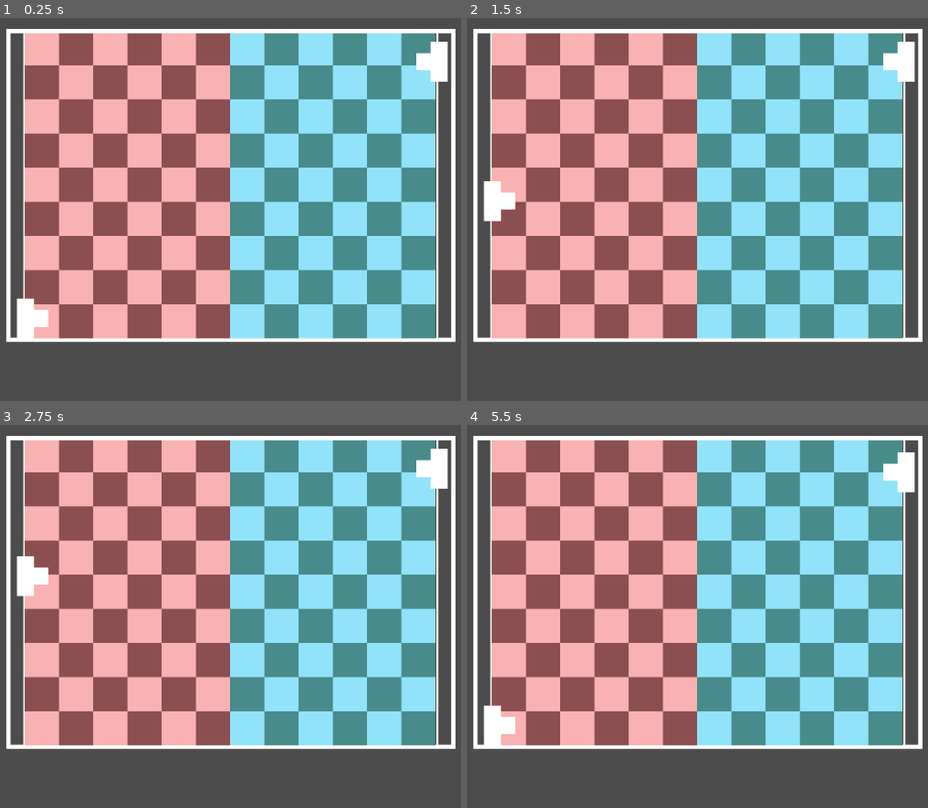
Above: before the commit, frames 1-4 (two rows, left to right).
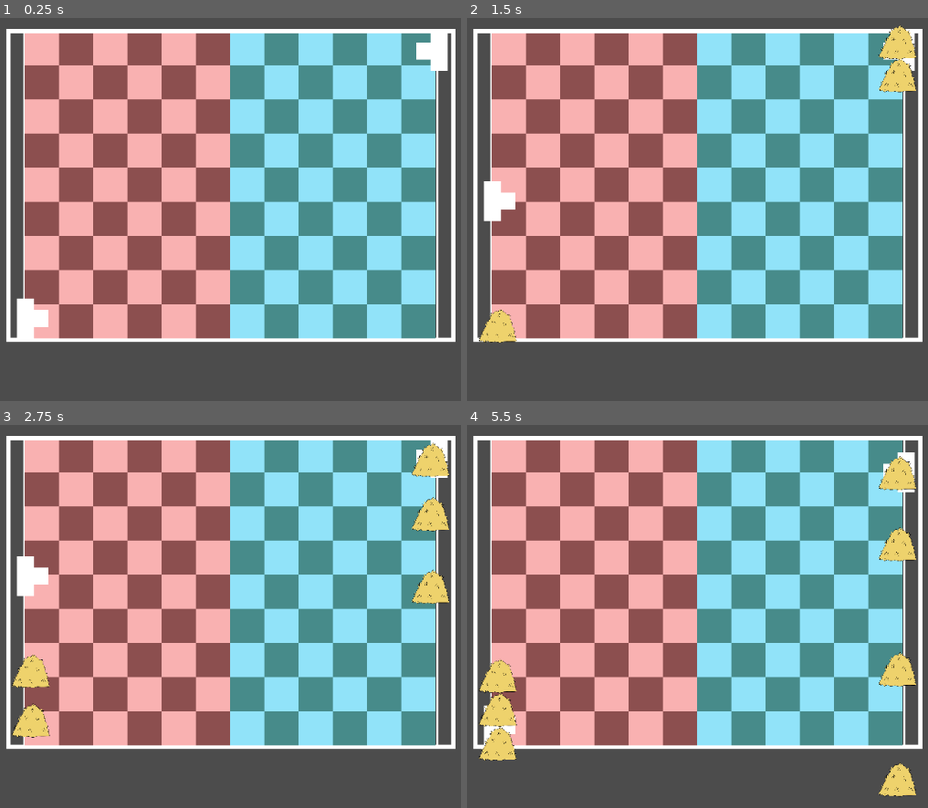
Above: after the commit, the same moments.

Repository: Raelr/dd-pong-invaders
Game: Godot game, scene res://scenes/Main.tscn
The game is run twice, just before and just after one commit, with the same random seed, the same clock (stepped at 60 frames per second) and the same inputs.
Inputs:
- Up to frame 1 (0.25 s): no input
- Up to frame 2 (1.5 s): tap Enter at 0.5 s; hold W 0.53-1.28 s; tap E (playerAction, bound only after the commit) at 0.6 s; tap O (playerTwoAction, bound only after the commit) at 0.8, 1.35 s; hold S from 1.28 s (still down)
- Up to frame 3 (2.75 s): tap E (playerAction, bound only after the commit) at 1.55, 2.1 s; release S at 2.03 s; hold W from 2.03 s (still down); tap O (playerTwoAction, bound only after the commit) at 2.3 s
- Up to frame 4 (5.5 s): tap O (playerTwoAction, bound only after the commit) at 2.85, 3.8, 5.3 s; tap E (playerAction, bound only after the commit) at 3.05, 4.55, 5.1 s; release W at 3.53 s; hold I 3.53-4.28 s; hold S from 3.53 s (still down); tap K at 4.35 s

The runs differ from the first frame. In frame 1, 0.4% of the frame differs, in the area x 90-98%, y 3-17%; in frame 2, 1.6%; in frame 3, 2.6%; in frame 4, 3.4%, in the area x 2-98%, y 8-98%.

Commit message:
Got barricades spawning

Diff:
--- a/project.godot
+++ b/project.godot
@@ -19,6 +19,24 @@
 run/main_scene="res://scenes/Main.tscn"
 config/icon="res://icon.png"
 
+[input]
+
+fire={
+"deadzone": 0.5,
+"events": [ Object(InputEventMouseButton,"resource_local_to_scene":false,"resource_name":"","device":0,"alt":false,"shift":false,"control":false,"meta":false,"command":false,"button_mask":0,"position":Vector2( 0, 0 ),"global_position":Vector2( 0, 0 ),"factor":1.0,"button_index":1,"pressed":false,"doubleclick":false,"script":null)
+ ]
+}
+playerAction={
+"deadzone": 0.5,
+"events": [ Object(InputEventKey,"resource_local_to_scene":false,"resource_name":"","device":0,"alt":false,"shift":false,"control":false,"meta":false,"command":false,"pressed":false,"scancode":69,"unicode":0,"echo":false,"script":null)
+ ]
+}
+playerTwoAction={
+"deadzone": 0.5,
+"events": [ Object(InputEventKey,"resource_local_to_scene":false,"resource_name":"","device":0,"alt":false,"shift":false,"control":false,"meta":false,"command":false,"pressed":false,"scancode":79,"unicode":0,"echo":false,"script":null)
+ ]
+}
+
 [rendering]
 
 environment/default_environment="res://default_env.tres"
--- a/scenes/Main.tscn
+++ b/scenes/Main.tscn
@@ -15,7 +15,7 @@
 update = true
 
 [node name="PlayerTwo" parent="." instance=ExtResource( 2 )]
-position = Vector2( 799.479, 122.948 )
+position = Vector2( 799.479, 107.948 )
 texture = ExtResource( 3 )
 is_player_two = true
 update = true
--- a/scripts/Player.gd
+++ b/scripts/Player.gd
@@ -6,6 +6,8 @@
 export (bool) var update
 export (Array) var playerTextures
 export (int) var playerMovementSpeed
+
+var barricade = preload("res://scenes/Barricade.tscn")
 
 func _ready():
 	pass
@@ -32,22 +34,27 @@
 			if (self.position.y < 483.579):
 				self.position.y += 5
 
-var barricade = preload("res://scenes/Barricade.tscn")
+	if Input.is_action_just_pressed("playerAction"):
+		spawn_barricade()
+	elif Input.is_action_just_pressed("playerTwoAction"):
+		spawn_barricade(false)
 
-func spawn_barricade():
-	var player_position = transform.origin
-	var player_forward_vector = player_position.x
-	var barricade_instance = barricade.instance()
-	get_tree().get_root().add_child(barricade_instance)
-	if (is_player_one):
-		if Input.is_key_pressed(KEY_E):
-			player_forward_vector = player_forward_vector.normalized()
-			var spawn_position = player_position
-			barricade_instance.position.x += (player_forward_vector.x * 3)
-			barricade_instance.transform.origin = spawn_position
-	elif (is_player_two):
-		if Input.is_key_pressed(KEY_O):
-			player_forward_vector = player_forward_vector.normalized()
-			var spawn_position = player_position
-			barricade_instance.position.x -= player_forward_vector.x * 3
-			barricade_instance.transform.origin = spawn_position
+func spawn_barricade(p1 = true):
+	if is_player_one and p1:
+		var player_position = transform.origin
+		var player_forward_vector = player_position
+		var barricade_instance = barricade.instance()
+		get_tree().get_root().add_child(barricade_instance)
+		player_forward_vector = player_forward_vector.normalized()
+		var spawn_position = player_position
+		barricade_instance.position.x += (player_forward_vector.x * 3)
+		barricade_instance.transform.origin = spawn_position
+	elif is_player_two and not p1:
+		var player_position = transform.origin
+		var player_forward_vector = player_position
+		var barricade_instance = barricade.instance()
+		get_tree().get_root().add_child(barricade_instance)
+		player_forward_vector = player_forward_vector.normalized()
+		var spawn_position = player_position
+		barricade_instance.position.x -= player_forward_vector.x * 3
+		barricade_instance.transform.origin = spawn_position
